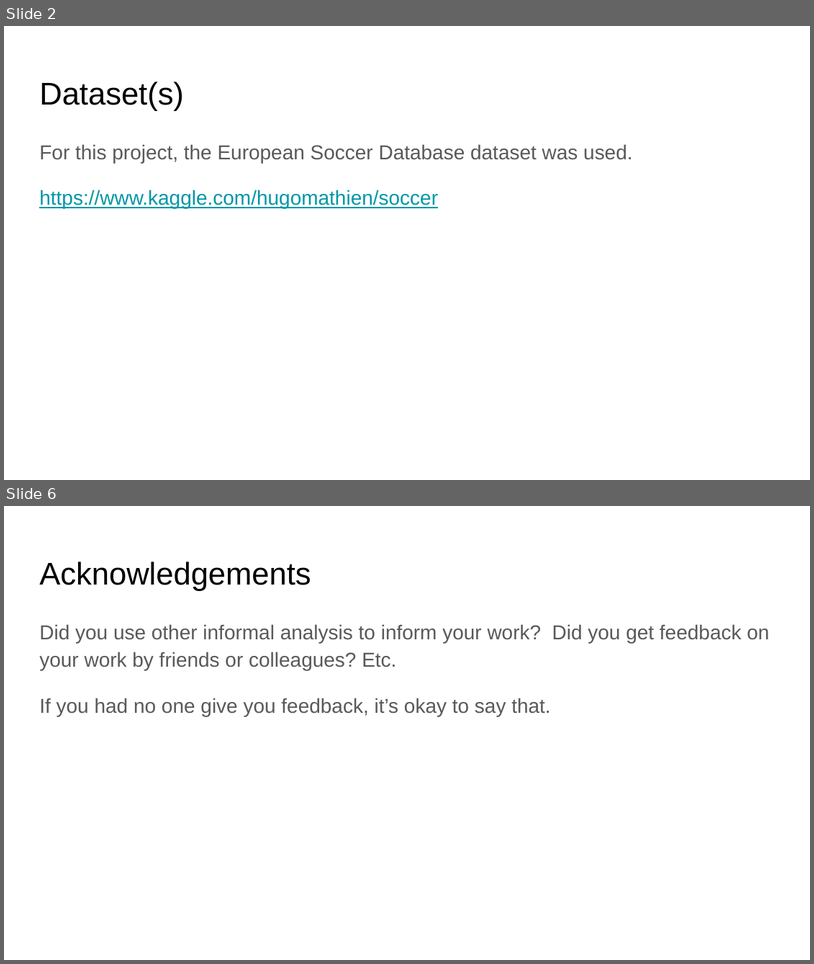
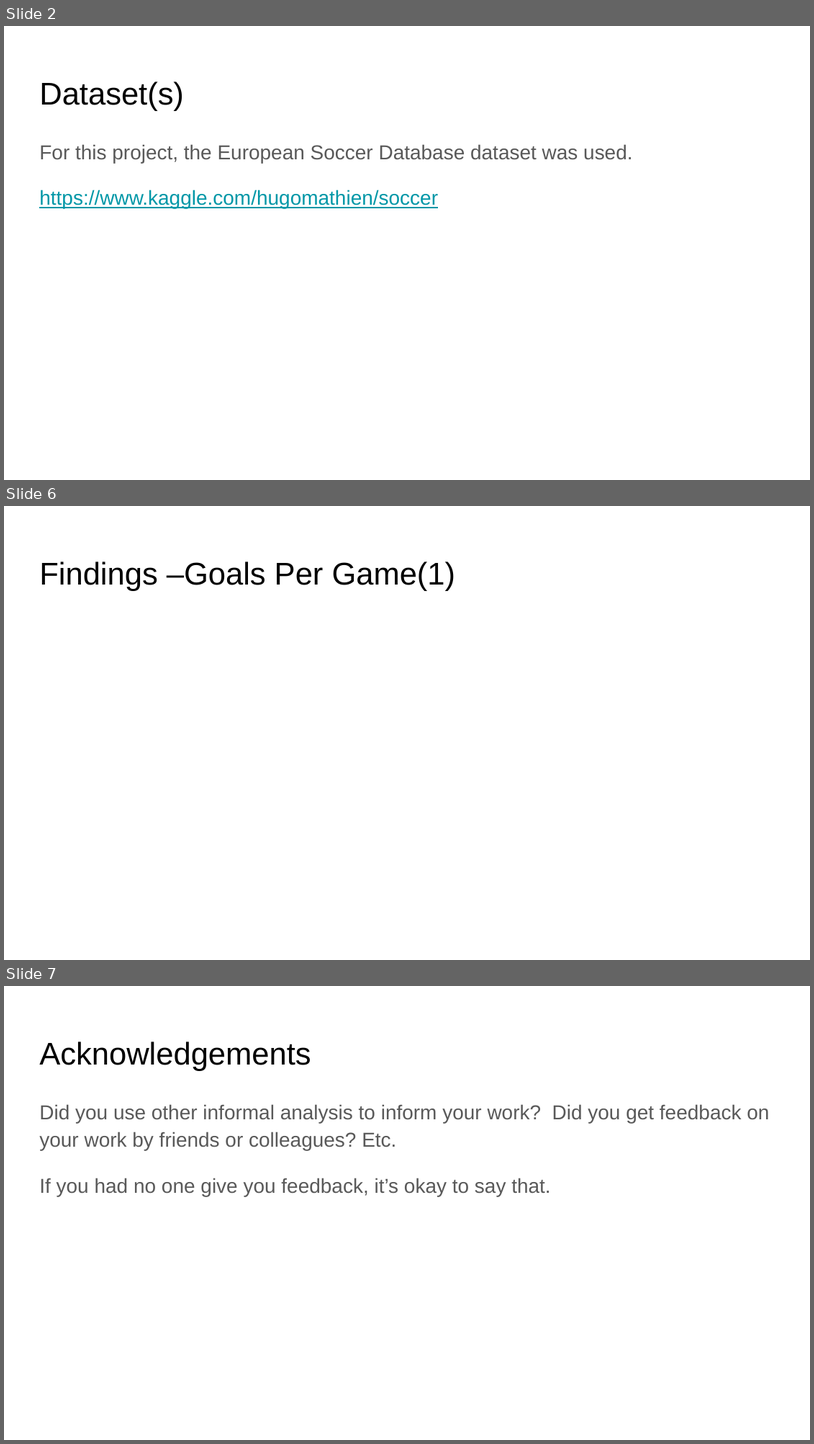
Before and after one commit to EdmondLeahy/PythonForDataScience, a slide deck: Week6/Slides/DSE 200X_ MiniProjectPresentation-Eleahy.pptx. Shown one above the other, each under a label of ours: slides 2 and 6 before the commit, slides 2, 6 and 7 after it; the slides between them are not shown. The pictures are 814x964 and 814x1444 pixels, drawn with LibreOffice and Linux fonts; fonts in the diff are those of the drawing. Boxes give left, top, right and bottom in pixels: in the first picture for what was removed or moved away, otherwise in the second. Text is boxed around its words. In the diff, an @@ line names an element or a change of style, - is before the commit and + after.

```diff
--- a/Week6/Slides/DSE 200X_ MiniProjectPresentation-Eleahy.pptx
+++ b/Week6/Slides/DSE 200X_ MiniProjectPresentation-Eleahy.pptx
@@ slide 6 added at box(4, 506, 810, 960), background #FFFFFF @@
@@ title added at box(39, 561, 456, 591), 28 pt, text #000000 @@
+Findings –Goals Per Game(1)
@@ what was slide 6 is now slide 7 @@
```
Also in this commit, not shown: 1 slide changed, 2 other slides added, 2 slides removed, 1 other file.
